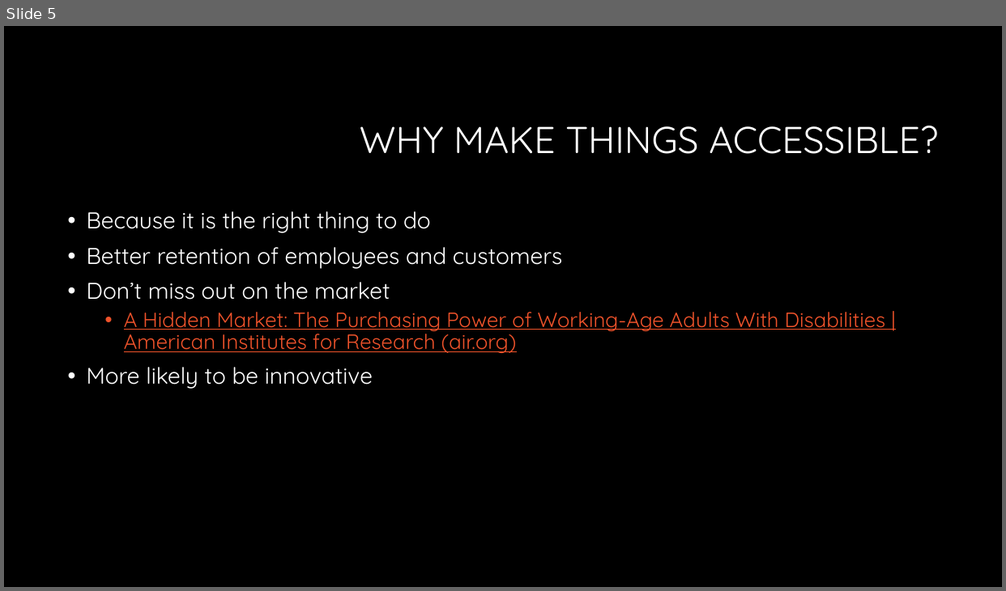
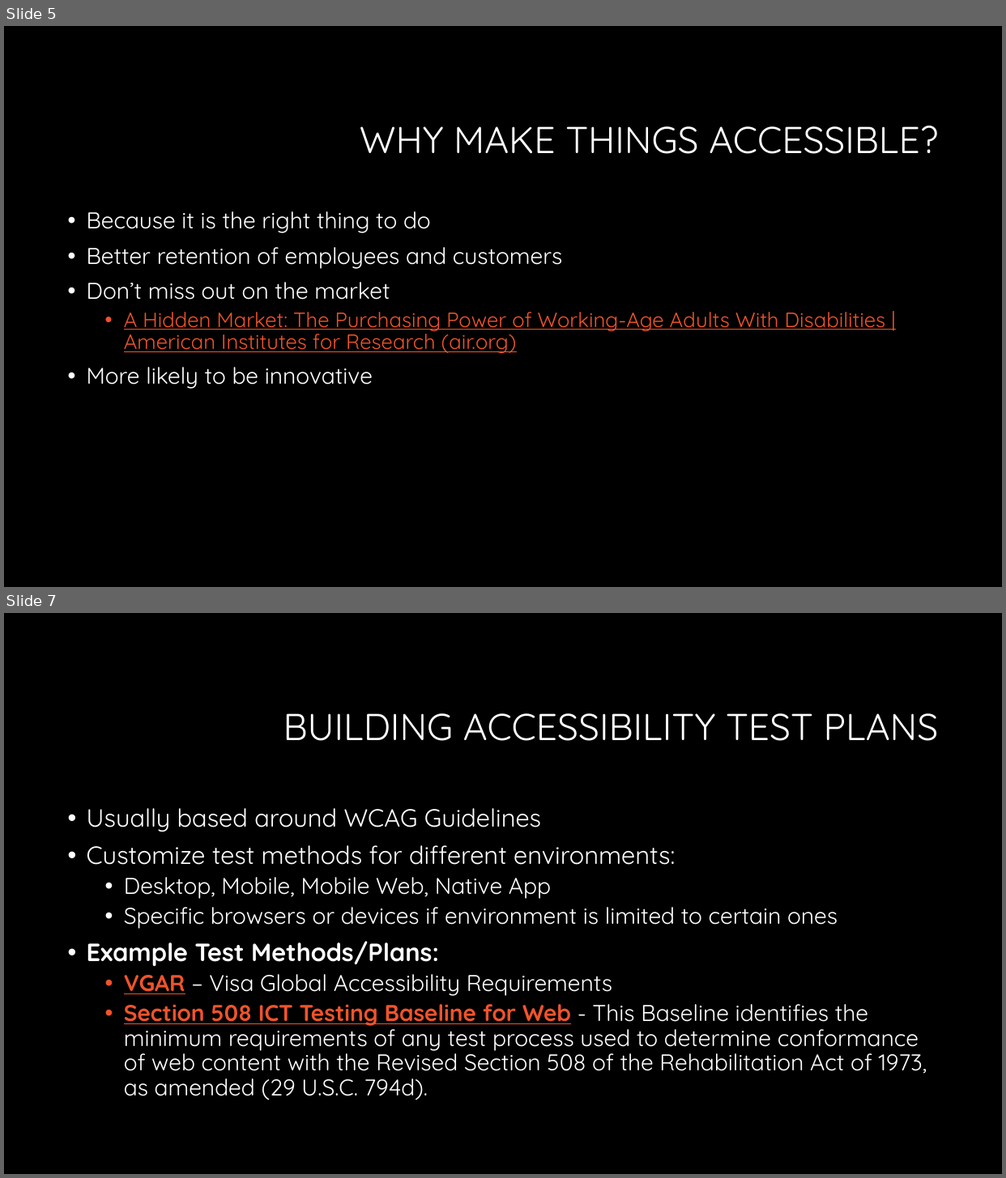
Before and after one commit to CorgiDev/A11y-Materials, a slide deck: Presenations/Upcoming Talk Drafts/2023_Accessibility Testing.pptx. Shown one above the other, each under a label of ours: slide 5 before the commit, slides 5 and 7 after it; the slides between them are not shown. The pictures are 1006x591 and 1006x1178 pixels, drawn with LibreOffice and Linux fonts; fonts in the diff are those of the drawing; background and template pictures are left out. Boxes give left, top, right and bottom in pixels: in the first picture for what was removed or moved away, otherwise in the second. Text is boxed around its words. In the diff, an @@ line names an element or a change of style, - is before the commit and + after.

```diff
--- a/Presenations/Upcoming Talk Drafts/2023_Accessibility Testing.pptx
+++ b/Presenations/Upcoming Talk Drafts/2023_Accessibility Testing.pptx
@@ slide 7 added at <box>4,613,1002,1174</box>, background #000000 @@
@@ title added at <box>283,713,939,741</box>, 36 pt, text #FFFFFF @@
+BUILDING ACCESSIBILITY TEST PLANS
@@ text added at <box>87,808,927,1101</box>, 22 pt, text #FFFFFF @@
+• Usually based around WCAG Guidelines
+• Customize test methods for different environments:
+  • Desktop, Mobile, Mobile Web, Native App
+  • Specific browsers or devices if environment is limited to certain ones
+• Example Test Methods/Plans:
+  • VGAR – Visa Global Accessibility Requirements
+  • Section 508 ICT Testing Baseline for Web - This Baseline identifies the minimum requirements of any test process used to determine conformance of web content with the Revised Section 508 of the Rehabilitation Act of 1973, as amended (29 U.S.C. 794d).
```
Also in this commit, not shown: 4 slides changed, 5 other slides added.
